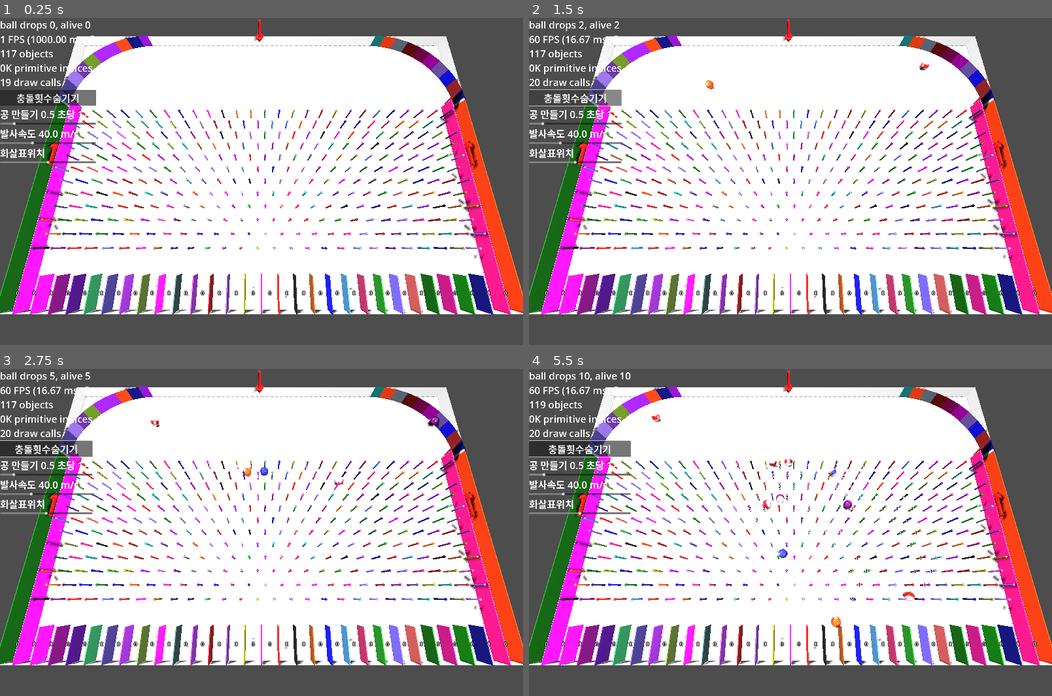
Above: before the commit, frames 1-4 (two rows, left to right).
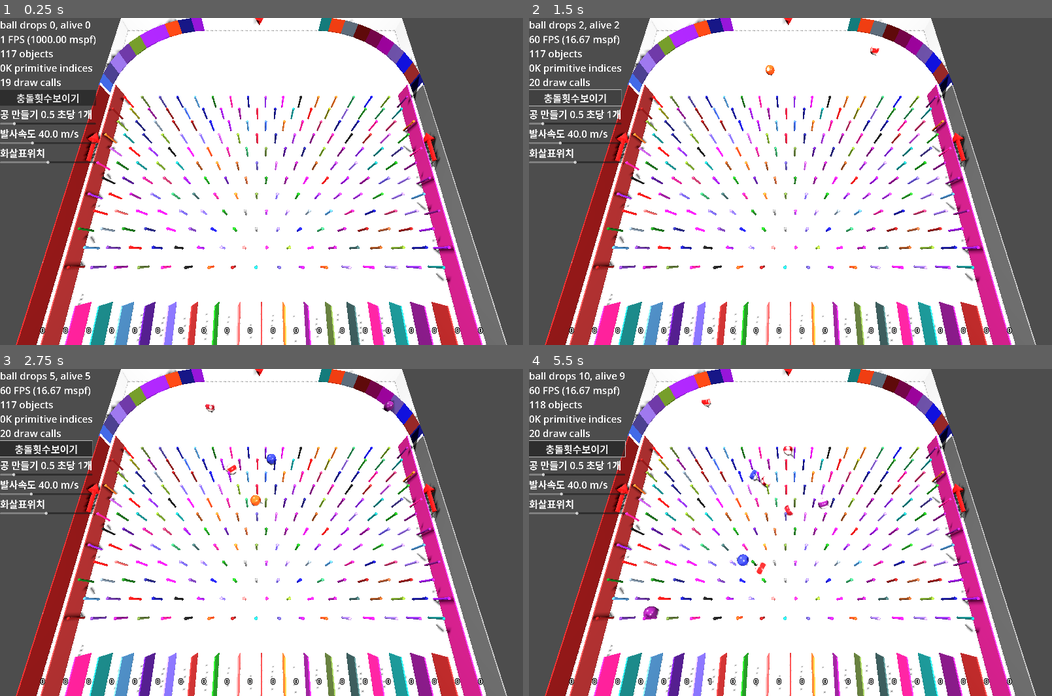
Above: after the commit, the same moments.

Repository: kasworld/gd4pinball
Game: Godot game, scene res://main.tscn
The game is run twice, just before and just after one commit, with the same random seed, the same clock (stepped at 60 frames per second) and the same inputs.
Inputs (mouse positions are in pixels of both pictures, inside the frame that each line leads up to):
- Up to frame 1 (0.25 s): no input
- Up to frame 2 (1.5 s): click "충돌횟수숨기기" (after the commit: "충돌횟수보이기") at 0.5 s; click "충돌횟수보이기" (after the commit: "충돌횟수숨기기") at 1.25 s
- Up to frame 3 (2.75 s): tap Enter at 2, 2.1 s; move the mouse to (376, 516) at 2.02 s; hold Right from 2.03 s (still down); click (376, 516) at 2.17 s
- Up to frame 4 (5.5 s): move the mouse to (685, 548) at 2.77 s; release Right at 2.78 s; hold Left 2.78-3.53 s; tap 1 at 2.85, 4.35 s; move the mouse to (842, 460) at 3.52 s; hold Right 3.53-5.03 s; tap Enter at 3.6, 5.1 s; move the mouse to (764, 597) at 4.27 s; click (764, 597) at 4.42 s; move the mouse to (947, 581) at 5.02 s; hold Left from 5.03 s (still down)

The runs differ from the first frame. In frame 1, 42% of the frame differs, in the area x 0-100%, y 0-100%; in frame 2, 42%; in frame 3, 42%; in frame 4, 42%.

Commit message:
adjust worldsize

Diff:
--- a/global/config.gd
+++ b/global/config.gd
@@ -3,7 +3,7 @@
 const BallRadius := 0.3
 
 
-const WorldSize := Vector3(30,BallRadius*3,20)
+const WorldSize := Vector3(20,BallRadius*3,20)
 
 const BottomSize := Vector2(WorldSize.x, WorldSize.z)
 const BottomCenter := Vector3(WorldSize.x/2, 0, WorldSize.z/2)
--- a/main.gd
+++ b/main.gd
@@ -3,6 +3,7 @@
 var ball_droped :int
 var dark_colors :Array
 var ball_end_count :Array = []
+var 충돌횟수보이기 := false
 
 func _ready() -> void:
 	dark_colors = NamedColorList.make_dark_color_list(0.5)
@@ -16,33 +17,6 @@
 	reset_camera_pos()
 	set_walls()
 	add_pins_bintree_narrow()
-
-func add_pins_bintree_full() -> void:
-	for y in int(Config.WorldSize.z):
-		var p1 :Vector3
-		var p2 :Vector3
-		if y % 2 == 0:
-			p1 = Vector3(0.75, Config.WorldSize.y/2, 2+ y*sin(PI/3))
-			p2 = Vector3(Config.WorldSize.x - 0.25, Config.WorldSize.y/2, 2+ y*sin(PI/3))
-		else :
-			p1 = Vector3(0.25, Config.WorldSize.y/2, 2+ y*sin(PI/3))
-			p2 = Vector3(Config.WorldSize.x - 0.75, Config.WorldSize.y/2, 2+ y*sin(PI/3))
-		if p1.z >= Config.WorldSize.z -3:
-			break
-		draw_pin_line(p1,p2,Config.WorldSize.x-1)
-
-	for x in Config.WorldSize.x:
-		var lb = new_label3d()
-		lb.position = Vector3(x+0.5, Config.WorldSize.y/2, Config.WorldSize.z-1)
-		$BallEndCounterContainer.add_child(lb)
-		ball_end_count.append(0)
-
-	for x in Config.WorldSize.x+1:
-		var w = preload("res://칸막이.tscn").instantiate(
-			).set_size( Vector3(Config.BallRadius/6, Config.WorldSize.y, 2)
-			).set_color(dark_colors.pick_random()[0])
-		w.position = Vector3(x, Config.WorldSize.y/2, Config.WorldSize.z-1)
-		add_child(w)
 
 func add_pins_bintree_narrow() -> void:
 	for z in range(8,Config.WorldSize.z*2):
@@ -57,6 +31,8 @@
 		if p1.z >= Config.WorldSize.z -3:
 			break
 		draw_pin_line(p1,p2,Config.WorldSize.x-3)
+	for n in $PinContainer.get_children():
+		n.show_collision_count(충돌횟수보이기)
 
 	for x in Config.WorldSize.x:
 		var lb = new_label3d()
@@ -160,7 +136,7 @@
 		).set_material(Config.tex_array.pick_random()
 		).set_radius(Config.BallRadius
 	)
-	$DropContainer.add_child(d)
+	$BallContainer.add_child(d)
 	ball_droped += 1
 	d.ball_ended.connect(ball_ended)
 	d.position = $Arrow3DDrop.position + Vector3(0,-Config.BallRadius*4,0)
@@ -177,8 +153,7 @@
 		).set_radius(Config.BallRadius
 	)
 	d.set_velocity(Vector3(0,0,-발사속도))
-	#d.set_a_velocity(Vector3(-50,0,0))
-	$DropContainer.add_child(d)
+	$BallContainer.add_child(d)
 	ball_droped += 1
 	d.ball_ended.connect(ball_ended)
 	d.position = pos + Vector3(0,0,-Config.BallRadius*4)
@@ -192,11 +167,10 @@
 	var t = Time.get_unix_time_from_system() /-3.0
 	if camera_move:
 		$Camera3D.position = Vector3(sin(t)*Config.WorldSize.x/2, Config.BottomSize.length()*0.4, cos(t)*Config.WorldSize.z/2) + Config.WorldSize/2
-		#$Camera3D.position = Vector3(sin(t)*Config.WorldSize.x/2, sin(t)*Config.BottomSize.length()/3, cos(t)*Config.WorldSize.z/2) + Config.WorldSize/2
 		$Camera3D.look_at(Config.BottomCenter)
 
 func update_label() -> void:
-	$"왼쪽패널/LabelDrops".text = "ball drops %s, alive %s" %[ball_droped, $DropContainer.get_child_count() ]
+	$"왼쪽패널/LabelDrops".text = "ball drops %s, alive %s" %[ball_droped, $BallContainer.get_child_count() ]
 	$"왼쪽패널/LabelPerformance".text = """%d FPS (%.2f mspf)
 %d objects
 %dK primitive indices
@@ -260,7 +234,6 @@
 		2:
 			shoot_ball($Arrow3DShootRight.position)
 
-var 충돌횟수보이기 := true
 func _on_충돌횟수보이기_pressed() -> void:
 	충돌횟수보이기 = not 충돌횟수보이기
 	for n in $PinContainer.get_children():
--- a/main.tscn
+++ b/main.tscn
@@ -26,7 +26,7 @@
 shadow_enabled = true
 sky_mode = 1
 
-[node name="DropContainer" type="Node3D" parent="."]
+[node name="BallContainer" type="Node3D" parent="."]
 
 [node name="왼쪽패널" type="VBoxContainer" parent="."]
 offset_right = 40.0
